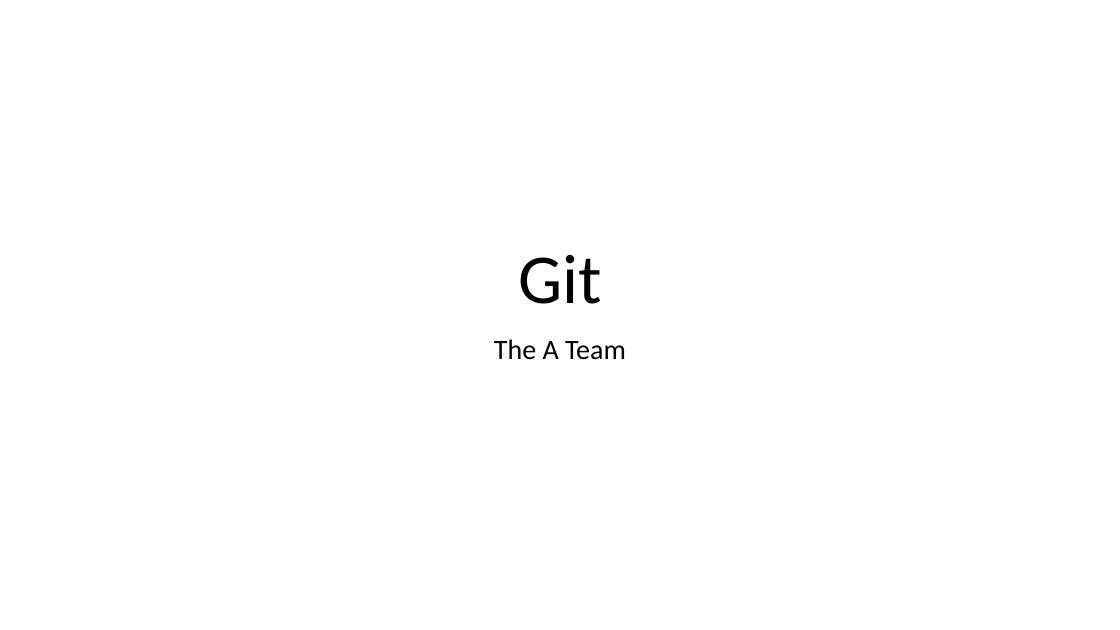
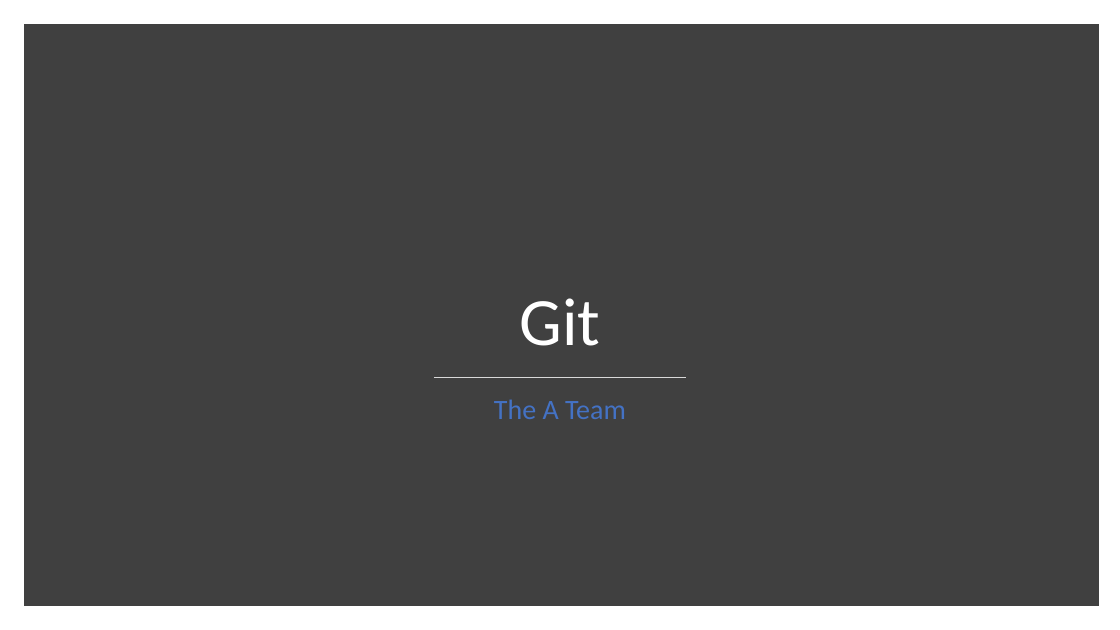
Before and after one commit to sabingautam16/git, a slide deck: slide 1 of Git.pptx. Drawn at 1120x630 pixels with LibreOffice and Linux fonts; fonts in the diff are those of the drawing. Boxes give left, top, right and bottom in pixels: in the first picture for what was removed or moved away, otherwise in the second. Text is boxed around its words. In the diff, an @@ line names an element or a change of style, - is before the commit and + after.

Commit message:
styling

```diff
--- a/Git.pptx
+++ b/Git.pptx
@@ rectangle added at [29, 29, 1093, 601], fill #404040, outline #404040 10 pt @@
@@ title "Git" at [520, 298, 601, 346]: size 60 to 58 pt, text colour #000000 to #FFFFFF @@
@@ line added from (434, 377) to (686, 377), #D9D9D9 1 pt @@
@@ subtitle "The A Team": place and size @@
-subtitle "The A Team" at [494, 339, 626, 360]
+subtitle "The A Team" at [494, 399, 626, 419]
@@ subtitle "The A Team" at [494, 399, 626, 419]: text colour #000000 to #4472C4 @@
```
Also in this commit, not shown: 22 other slides changed.
